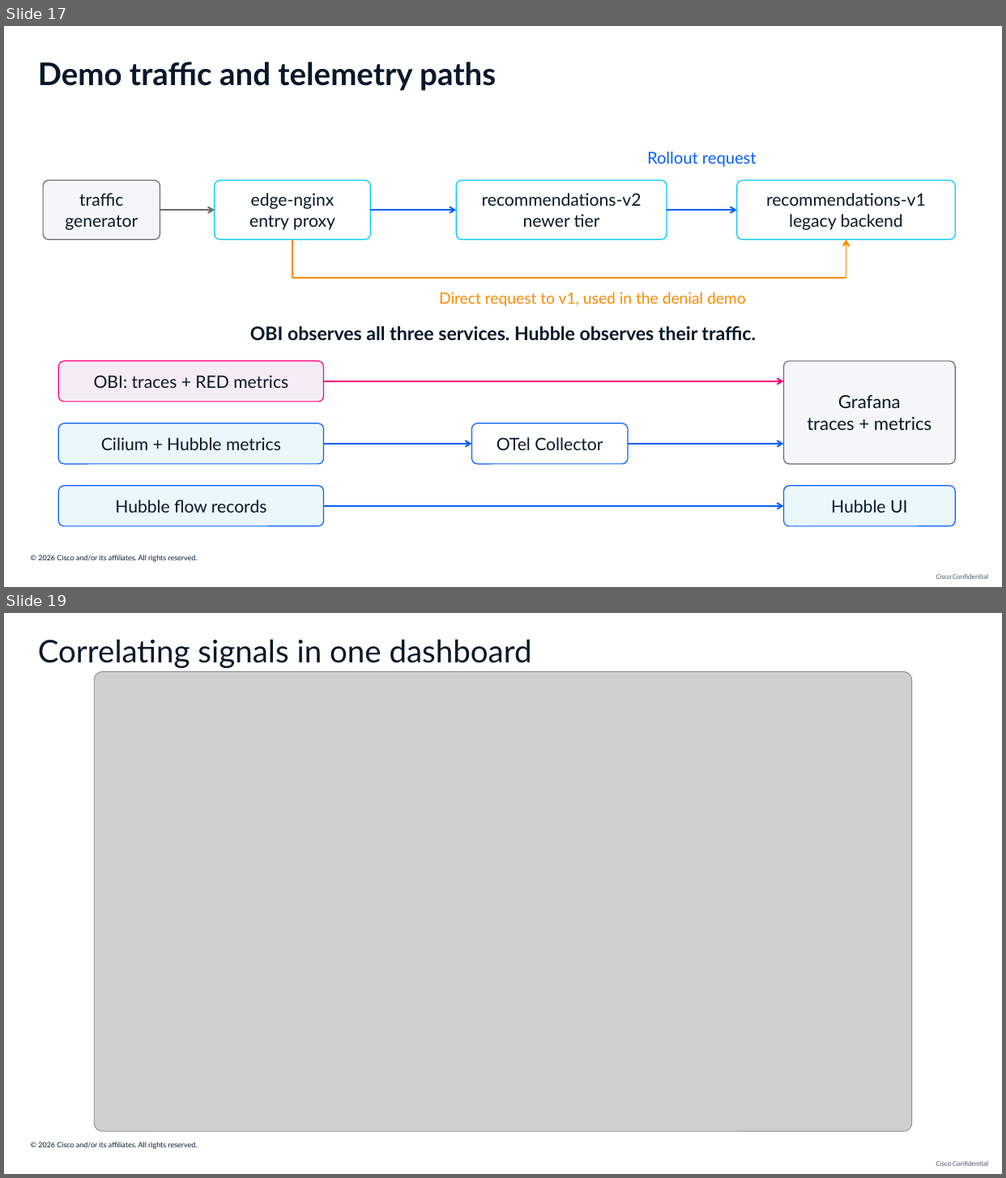
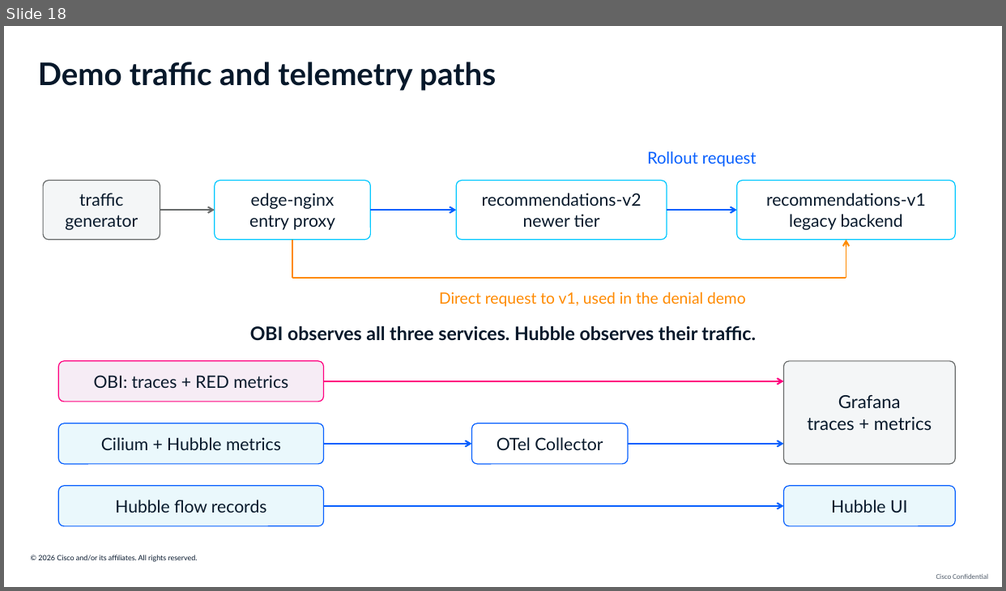
Before and after one commit to ajimenez1503/cilium-obi-demo, a slide deck: slides/cilium-obi-session-deck-latest.pptx. Shown one above the other, each under a label of ours: slides 17 and 19 before the commit, slide 18 after it; the slides between them are not shown. The pictures are 1006x1178 and 1006x591 pixels, drawn with LibreOffice and Linux fonts; fonts in the diff are those of the drawing; grey boxes stand for pictures; background and template pictures are left out. Boxes give left, top, right and bottom in pixels: in the first picture for what was removed or moved away, otherwise in the second. Text is boxed around its words. In the diff, an @@ line names an element or a change of style, - is before the commit and + after.

```diff
--- a/slides/cilium-obi-session-deck-latest.pptx
+++ b/slides/cilium-obi-session-deck-latest.pptx
@@ slide 19 removed at [4,613,1002,1174], background #FFFFFF; not listed: 2 template elements that a slide beside it also shows @@
@@ text removed at [38,639,532,668] @@
-Correlating signals in one dashboard
@@ picture removed at [94,671,911,1131] @@
@@ what was slide 17 is now slide 18 @@
```
Also in this commit, not shown: 9 slides changed, 3 slides added, 1 other slide removed, 30 other files.
